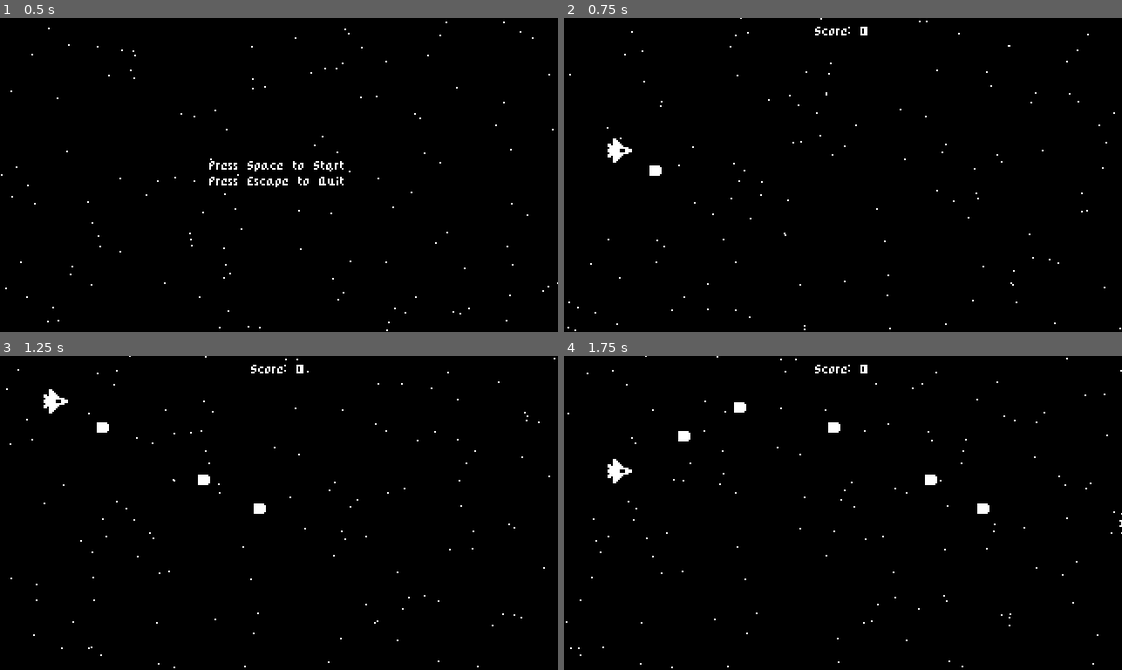
Above: before the commit, frames 1-4 (two rows, left to right).
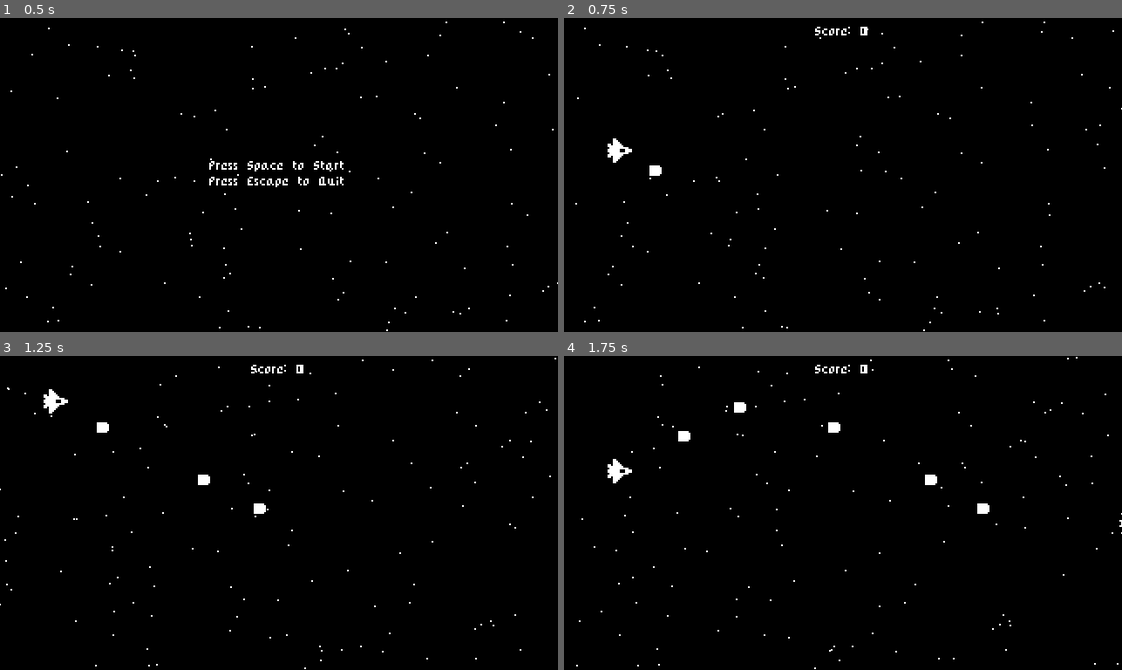
Above: after the commit, the same moments.

Repository: jonaskinnvall/space-shooter-godot-4
Game: Godot game, scene res://start_menu.tscn
Two runs of this game, one before a commit and one after it. Both use one fixed random seed, a clock stepped at 60 frames per second and the inputs below.
Inputs:
- Up to frame 1 (0.5 s): no input
- Up to frame 2 (0.75 s): tap Space at 0.5 s; hold Up (ui_up) from 0.53 s (still down); tap Enter (ui_accept) at 0.6 s
- Up to frame 3 (1.25 s): keep holding Up (ui_up); tap Enter (ui_accept) at 0.77, 1.07 s
- Up to frame 4 (1.75 s): release Up (ui_up) at 1.28 s; hold Down (ui_down) from 1.28 s (still down); tap Enter (ui_accept) at 1.35, 1.52 s

Frame 1 is identical in both runs. In frame 2, 0.4% of the frame differs, in the area x 0-100%, y 0-100%; in frame 3, 0.4%; in frame 4, 0.4%.

Commit message:
refactor: make star_particles autoload singleton to be consistent
- Also increase it's z-index to make visible

Diff:
--- a/game_over_screen.tscn
+++ b/game_over_screen.tscn
@@ -1,8 +1,7 @@
-[gd_scene load_steps=4 format=3 uid="uid://ck1475nnqxqmg"]
+[gd_scene load_steps=3 format=3 uid="uid://ck1475nnqxqmg"]
 
 [ext_resource type="Script" path="res://game_over_screen.gd" id="1_710ro"]
 [ext_resource type="LabelSettings" uid="uid://be2us5grs7bkp" path="res://label_settings.tres" id="1_rtoyv"]
-[ext_resource type="PackedScene" uid="uid://blrbsw31tqohp" path="res://star_particles.tscn" id="3_yfqnc"]
 
 [node name="GameOverScreen" type="ColorRect"]
 anchors_preset = 15
@@ -43,5 +42,3 @@
 text = "Press escape to go back to start screen"
 label_settings = ExtResource("1_rtoyv")
 horizontal_alignment = 1
-
-[node name="StarParticles" parent="." instance=ExtResource("3_yfqnc")]
--- a/project.godot
+++ b/project.godot
@@ -19,6 +19,7 @@
 
 MusicPlayer="*res://music_player.tscn"
 SaveLoad="*res://save_load.gd"
+StarParticles="*res://star_particles.tscn"
 
 [display]
 
--- a/star_particles.tscn
+++ b/star_particles.tscn
@@ -1,6 +1,7 @@
 [gd_scene format=3 uid="uid://blrbsw31tqohp"]
 
 [node name="StarParticles" type="CPUParticles2D"]
+z_index = 1
 position = Vector2(320, 90)
 amount = 200
 lifetime = 7.0
--- a/start_menu.tscn
+++ b/start_menu.tscn
@@ -1,8 +1,7 @@
-[gd_scene load_steps=4 format=3 uid="uid://cb0rjmo7rclmw"]
+[gd_scene load_steps=3 format=3 uid="uid://cb0rjmo7rclmw"]
 
 [ext_resource type="Script" path="res://start_menu.gd" id="1_c4uny"]
 [ext_resource type="LabelSettings" uid="uid://be2us5grs7bkp" path="res://label_settings.tres" id="1_wuu5r"]
-[ext_resource type="PackedScene" uid="uid://blrbsw31tqohp" path="res://star_particles.tscn" id="3_yah6j"]
 
 [node name="StartMenu" type="ColorRect"]
 anchors_preset = 15
@@ -28,5 +27,3 @@
 label_settings = ExtResource("1_wuu5r")
 horizontal_alignment = 1
 vertical_alignment = 1
-
-[node name="StarParticles" parent="." instance=ExtResource("3_yah6j")]
--- a/world.tscn
+++ b/world.tscn
@@ -1,10 +1,9 @@
-[gd_scene load_steps=6 format=3 uid="uid://5bln10sh727g"]
+[gd_scene load_steps=5 format=3 uid="uid://5bln10sh727g"]
 
 [ext_resource type="Script" path="res://world.gd" id="1_bke21"]
 [ext_resource type="PackedScene" uid="uid://dmyou4rcpb6u8" path="res://ship.tscn" id="1_rmpkl"]
 [ext_resource type="PackedScene" uid="uid://cvvoe1ckuhco6" path="res://enemy_spawner.tscn" id="3_8ns3i"]
 [ext_resource type="LabelSettings" uid="uid://be2us5grs7bkp" path="res://label_settings.tres" id="4_g8cvr"]
-[ext_resource type="PackedScene" uid="uid://blrbsw31tqohp" path="res://star_particles.tscn" id="5_iicc0"]
 
 [node name="World" type="Node2D"]
 script = ExtResource("1_bke21")
@@ -30,6 +29,4 @@
 horizontal_alignment = 1
 vertical_alignment = 1
 
-[node name="StarParticles" parent="." instance=ExtResource("5_iicc0")]
-
 [connection signal="destroyed" from="Ship" to="." method="_on_ship_destroyed"]
